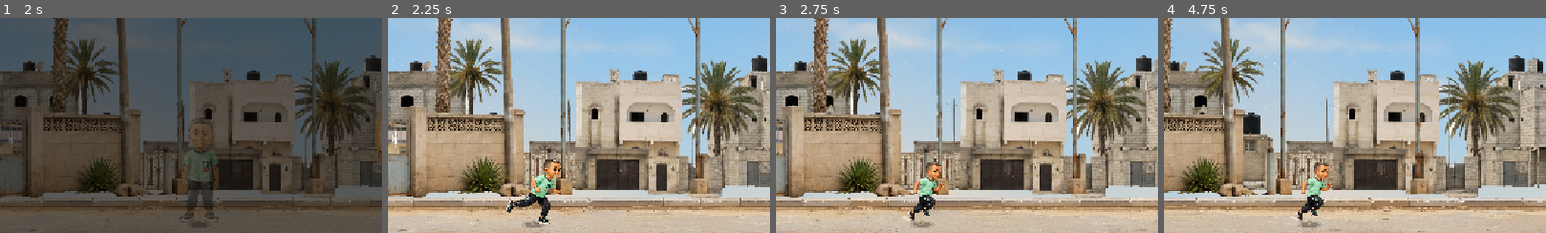
Above: before the commit, frames 1-4 (left to right).
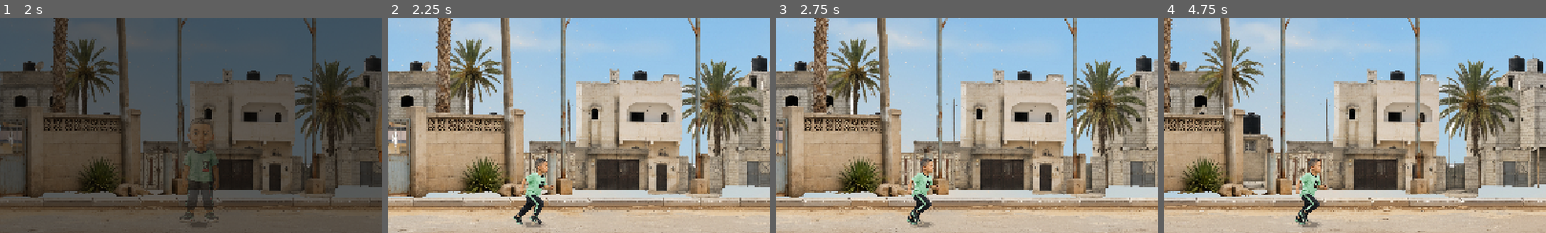
Above: after the commit, the same moments.

Repository: HamzaJwan/Ali-s-Runner
Game: Godot game, scene res://scenes/Main.tscn
Same seed, same stepped clock (60 frames per second), same inputs: the game is played once before the commit and once after it.
Inputs (mouse positions are % of the whole screen's width and height, from its top left):
- Up to frame 1 (2 s): click "ابدأ اللعب" at 0.5 s; click "التالي" at 1.25 s
- Up to frame 2 (2.25 s): click "تخطي" at 2 s
- Up to frame 3 (2.75 s): no input
- Up to frame 4 (4.75 s): tap Enter (ui_accept) at 2.75, 3.02, 3.77 s; move the mouse to (72, 45) at 2.77 s; click (72, 45) at 2.92 s; move the mouse to (30, 55) at 3.52 s; click (30, 55) at 3.67 s; move the mouse to (60, 28) at 4.27 s; click (60, 28) at 4.42 s
The pictures show only the part of the screen within x 0-50%, y 31-81%; the shares and areas given below are measured in that part.

Frame 1 is identical in both runs. In frame 2, 2.0% of the frame differs, in the area x 31-46%, y 65-97%; in frame 3, 1.4%; in frame 4, 1.4%.

Commit message:
autopilot: v1.36C fix Ali 8-frame run jitter
Measure all 8 real ali_run_1..8 textures (canvas, alpha bbox, scale,
computed position, feet baseline) and confirm two real causes of the
reported shake: (1) the old 4-frame RUN_FRAME_Y_OFFSETS bob was still
applying unevenly to only frames 0-3 of the new 8-frame cycle on top of
an already-perfectly-pinned feet baseline, and (2) each frame's own
alpha-bbox horizontal center swings up to ~3.3px frame-to-frame since
the source art isn't centered on a fixed torso line.

Fix: gate RUN_FRAME_Y_OFFSETS off entirely once more than 4 frames are
loaded (_run_frame_y_offset()), and replace per-frame bbox horizontal
centering with one shared, averaged anchor for all run frames
(_compute_run_frame_x_anchor() / _run_frame_x_anchor). Vertical/feet
math and ali_land calibration are untouched. ali_run_6.png is flagged
ASSET_REWORK_RECOMMENDED (measured outlier: smallest visible height,
largest top-crop margin of all 8 frames). Visual gameplay height left
at 100px, OWNER_VISUAL_DECISION_REQUIRED if a larger size is wanted.

Co-Authored-By: Claude Sonnet 4.6 <noreply@anthropic.com>

Diff:
--- a/scripts/player_visual.gd
+++ b/scripts/player_visual.gd
@@ -20,17 +20,25 @@
 const RUN_FRAME_COUNT_MAX := 8
 
 # Subtle per-frame vertical bob layered on top of the normal feet-aligned
-# position, purely to fake a touch of inter-frame motion a low frame-count
-# cycle can't otherwise convey. Keyed by frame index, defaults to 0.0 for
-# any index without an explicit entry (safe for 5-8 once those exist).
-# Deliberately tiny (<=2px) so it reads as "alive," not as a bounce, and
-# never large enough to make feet look like they leave the ground.
+# position, meant to fake a touch of inter-frame motion a low frame-count
+# cycle can't otherwise convey. ONLY used in the legacy 4-frame fallback
+# (run_frame_textures.size() <= RUN_FRAME_Y_OFFSET_MAX_FRAME_COUNT) - see
+# _run_frame_y_offset(). Measured diagnostics on the real 8-frame set (see
+# docs/AUTOPILOT_PROGRESS.md, v1.36C) showed the existing feet-pinning math
+# in _calculate_texture_layout() already lands every frame's feet at
+# exactly FEET_Y on its own; this dict only ever existed to compensate for
+# the OLD 4-frame art having no body bob of its own. Applying it unevenly
+# on top of 8 real frames (which already carry their own natural body-
+# height variation from the artist's own poses) was a real, measured
+# contributor to the reported run jitter, so it is gated off once enough
+# real frames exist.
 const RUN_FRAME_Y_OFFSETS := {
 	0: 0.0,
 	1: -1.5,
 	2: 0.0,
 	3: -1.5,
 }
+const RUN_FRAME_Y_OFFSET_MAX_FRAME_COUNT := 4
 
 # Optional tiny per-frame lean, in radians. Left at 0.0 for every frame for
 # now: rotating the sprite would pivot around its center, not its feet, so
@@ -91,6 +99,7 @@
 var _native_pose_available: Dictionary = {}
 var _texture_layouts: Dictionary = {}
 var _single_run_texture: Texture2D
+var _run_frame_x_anchor := 0.0
 
 
 func _ready() -> void:
@@ -140,7 +149,8 @@
 ## differing per frame/pose, not by a tiny position nudge).
 func _apply_run_frame(frame_index: int) -> void:
 	_apply_texture(run_frame_textures[frame_index])
-	position.y += RUN_FRAME_Y_OFFSETS.get(frame_index, 0.0)
+	position.x = _run_frame_x_anchor
+	position.y += _run_frame_y_offset(frame_index)
 	rotation = RUN_FRAME_ROTATION.get(frame_index, 0.0)
 
 
@@ -200,14 +210,46 @@
 
 	if not run_frame_textures.is_empty():
 		_native_pose_available[RUN] = true
+		_compute_run_frame_x_anchor()
 		print("[ali_run] using ", run_frame_textures.size(),
-			" cached run frames at ", RUN_ANIMATION_FPS, " FPS")
+			" cached run frames at ", RUN_ANIMATION_FPS, " FPS",
+			" x_anchor=", _run_frame_x_anchor)
 	elif _single_run_texture != null:
 		print("[ali_run] run frames missing; using ali_run.png")
 	elif _pose_textures[IDLE] != null:
 		print("[ali_run] run frames and ali_run.png missing; using idle fallback")
 	else:
 		print("[ali_run] no run or idle images; using blue placeholder")
+
+
+## Measured diagnostics (docs/AUTOPILOT_PROGRESS.md, v1.36C) on the real
+## 8-frame set showed each frame's own alpha-bbox horizontal center swings
+## by up to ~3px frame-to-frame, because the source art's limb extension
+## isn't symmetric about a fixed torso line in every pose. Centering each
+## frame independently (the original approach) therefore reads as the
+## whole sprite sliding left/right every frame - real, measured jitter.
+## Averaging every loaded frame's own natural horizontal position once,
+## here, and reusing that single anchor for all of them removes that
+## frame-to-frame noise while leaving the per-frame vertical/feet math
+## (which is already correct and frame-specific by design) untouched.
+func _compute_run_frame_x_anchor() -> void:
+	if run_frame_textures.is_empty():
+		_run_frame_x_anchor = 0.0
+		return
+	var total_x := 0.0
+	for frame_texture in run_frame_textures:
+		var layout: Dictionary = _calculate_texture_layout(frame_texture)
+		total_x += (layout["position"] as Vector2).x
+	_run_frame_x_anchor = total_x / run_frame_textures.size()
+
+
+## See RUN_FRAME_Y_OFFSETS' comment: only used while still on the legacy
+## 4-frame (or fewer) fallback. A real 8-frame cycle already carries its
+## own natural body bob and does not need (or want) this on top.
+func _run_frame_y_offset(frame_index: int) -> float:
+	if run_frame_textures.size() > RUN_FRAME_Y_OFFSET_MAX_FRAME_COUNT:
+		return 0.0
+	return RUN_FRAME_Y_OFFSETS.get(frame_index, 0.0)
 
 
 func _reset_run_animation() -> void:
Binary file changed: assets/characters/ali/ali_run1.png
Binary file changed: assets/characters/ali/ali_run_2.png
Binary file changed: assets/characters/ali/ali_run_3.png
Binary file changed: assets/characters/ali/ali_run_4.png
Binary file added: assets/characters/ali/ali_run_5.png
Not shown, added: assets/characters/ali/ali_run_5.png.import
Binary file added: assets/characters/ali/ali_run_6.png
Not shown, added: assets/characters/ali/ali_run_6.png.import
Binary file added: assets/characters/ali/ali_run_7.png
Not shown, added: assets/characters/ali/ali_run_7.png.import
Binary file added: assets/characters/ali/ali_run_8.png
Not shown, added: assets/characters/ali/ali_run_8.png.import
(and 1 more such lines)
